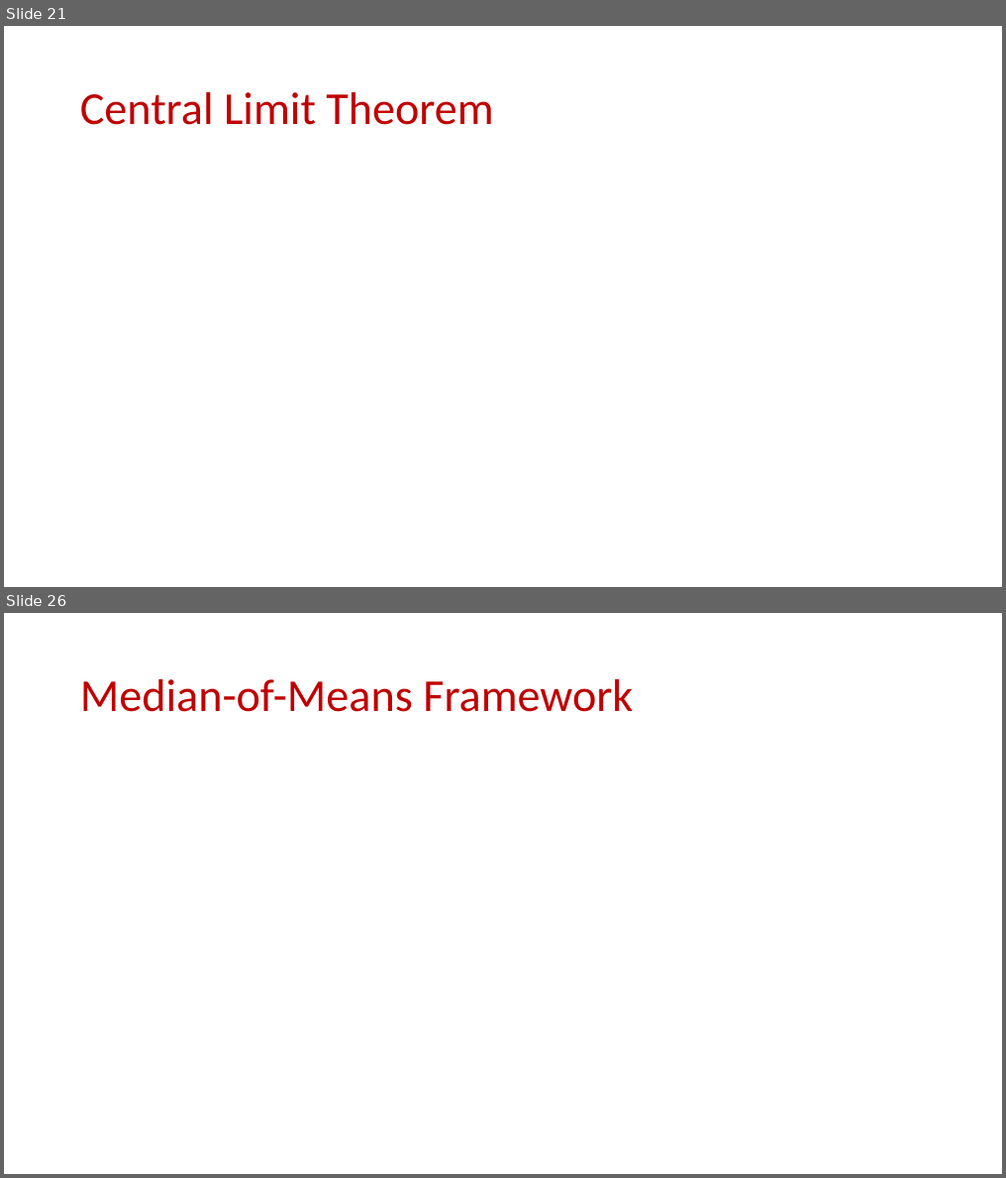
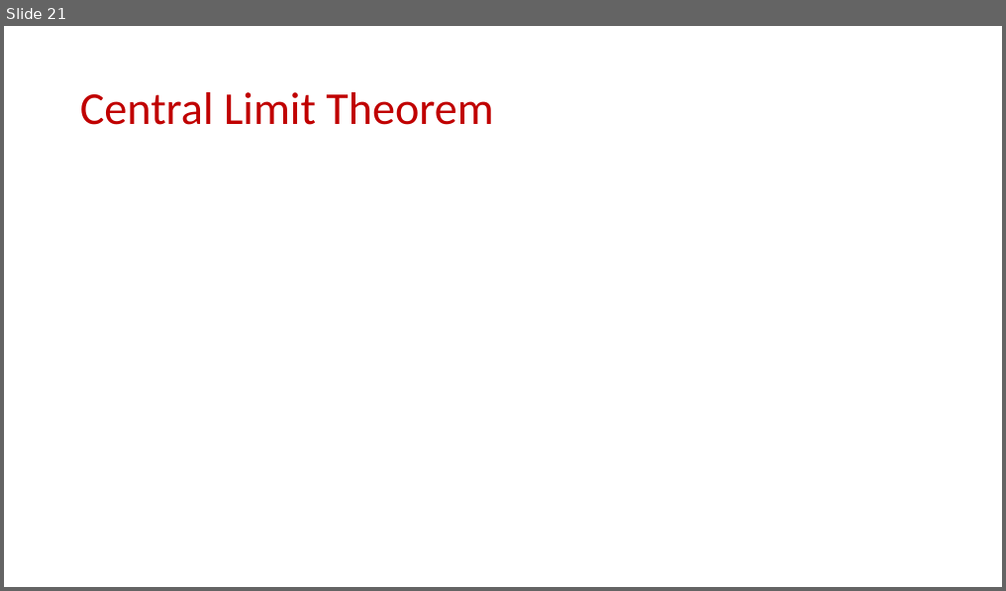
Before and after one commit to samsonzhou/samsonzhou.github.io, a slide deck: CSCE689-23/L5.pptx. Shown one above the other, each under a label of ours: slides 21 and 26 before the commit, slide 21 after it; the slides between them are not shown. The pictures are 1006x1178 and 1006x591 pixels, drawn with LibreOffice and Linux fonts; fonts in the diff are those of the drawing; grey boxes stand for pictures. Boxes give left, top, right and bottom in pixels: in the first picture for what was removed or moved away, otherwise in the second. Text is boxed around its words. In the diff, an @@ line names an element or a change of style, - is before the commit and + after.

```diff
--- a/CSCE689-23/L5.pptx
+++ b/CSCE689-23/L5.pptx
@@ slide 26 removed at [4,613,1002,1174], background #FFFFFF @@
@@ title removed at [80,679,633,712] @@
-Median-of-Means Framework
```
Also in this commit, not shown: 19 other slides removed, 4 other files.
